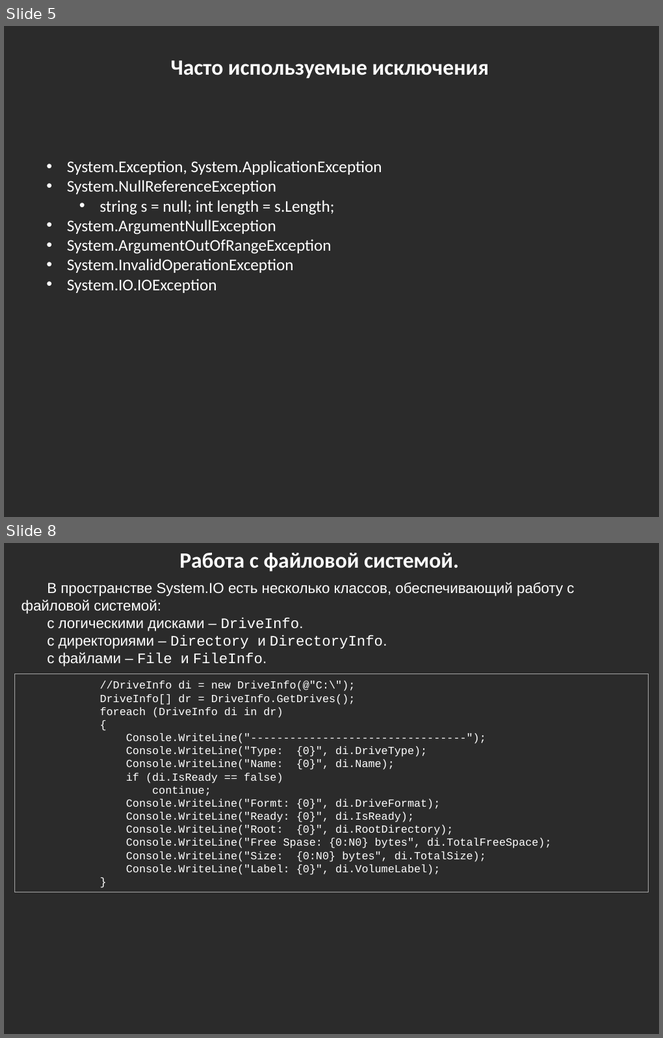
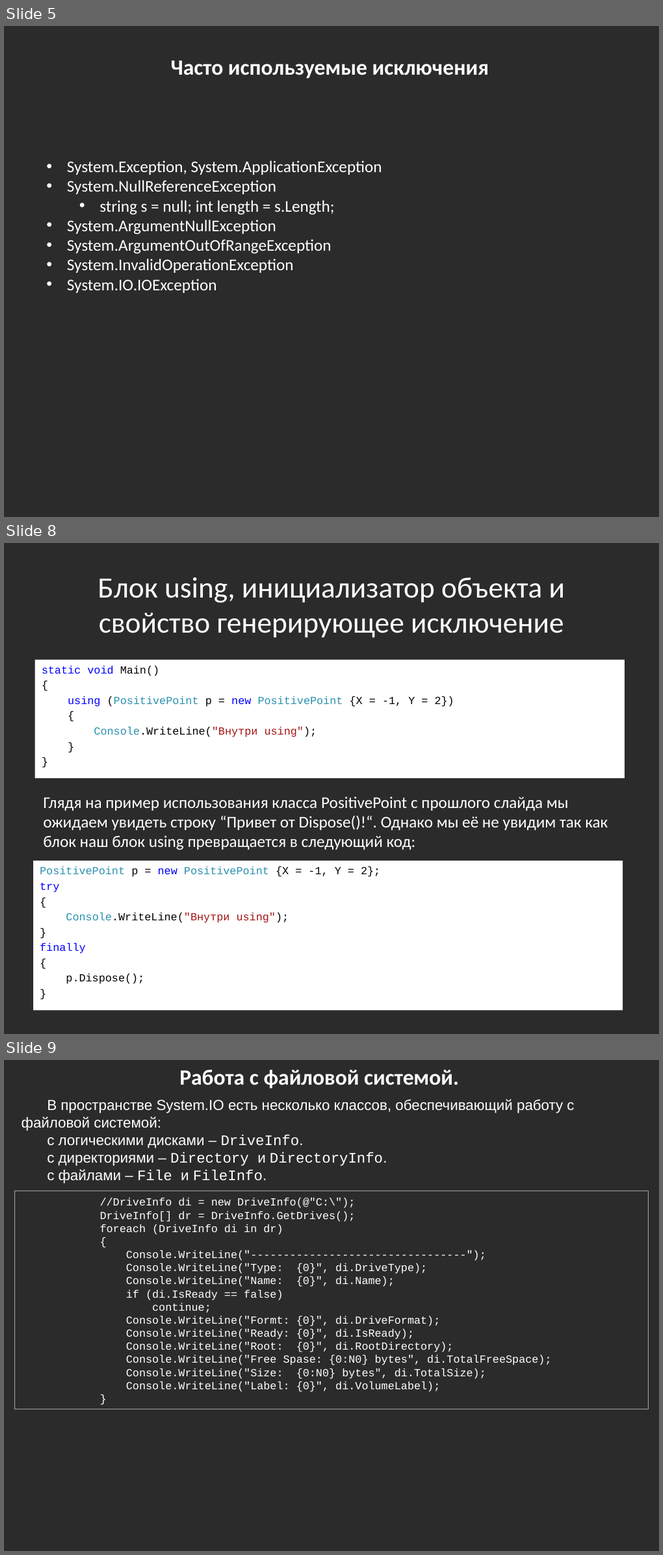
Before and after one commit to bazile/Training, a slide deck: Presentation/lesson-04-io.pptx. Shown one above the other, each under a label of ours: slides 5 and 8 before the commit, slides 5, 8 and 9 after it; the slides between them are not shown. The pictures are 663x1038 and 663x1555 pixels, drawn with LibreOffice and Linux fonts; fonts in the diff are those of the drawing; background and template pictures are left out; a plain dark background stands for a picture behind light text. Boxes give left, top, right and bottom in pixels: in the first picture for what was removed or moved away, otherwise in the second. Text is boxed around its words. In the diff, an @@ line names an element or a change of style, - is before the commit and + after.

Commit message:
Example of using, property with exception and object initializer

```diff
--- a/Presentation/lesson-04-io.pptx
+++ b/Presentation/lesson-04-io.pptx
@@ slide 8 added at box(4, 543, 659, 1034), background picture (left out) @@
@@ title added at box(98, 577, 565, 638), 32.4 pt, text #FFFFFF @@
+Блок using, инициализатор объекта и свойство генерирующее исключение
@@ text added at box(35, 659, 625, 778), fill #FFFFFF, 12 pt, text #000000 @@
+static void Main()
+{
+using (PositivePoint p = new PositivePoint {X = -1, Y = 2})
+{
+Console.WriteLine("Внутри using");
+}
+}
@@ text added at box(43, 797, 608, 850), 18 pt, text #FFFFFF @@
+Глядя на пример использования класса PositivePoint с прошлого слайда мы ожидаем увидеть строку “Привет от Dispose()!“. Однако мы её не увидим так как блок наш блок using превращается в следующий код:
@@ rectangle added at box(33, 861, 623, 1010), fill #FFFFFF, 12 pt, text #000000 @@
+PositivePoint p = new PositivePoint {X = -1, Y = 2};
+try
+{
+Console.WriteLine("Внутри using");
+}
+finally
+{
+p.Dispose();
+}
@@ what was slide 8 is now slide 9 @@
```
Also in this commit, not shown: 1 slide changed, 1 other slide added, 1 slide removed.
